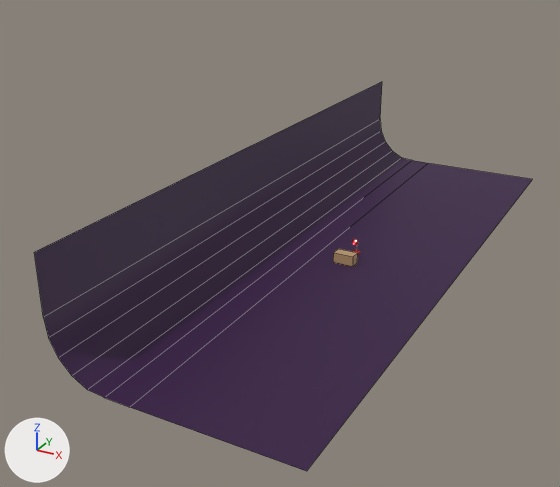
Renders of the Blender file Animated Lamp.blend from each side of a commit.
The view is the same before and after, from a 50 mm camera at (26.2, -62.6, 30.5) aimed at (-5.0, -5.9, 2.2). Lighting does not change. The marker at lower left points along +X, +Y and +Z. Mesh edges are drawn as thin lines on the coarser meshes.

Script lines for the objects in view, before the commit:
```python
me_plane = bpy.data.meshes.new('Plane')
me_plane.from_pydata(...)  # 18 vertices, 8 faces; spans x -10.0..10.0, y -30.0..30.0, z 0.0..9.7
me_plane.polygons.foreach_set('use_smooth', [True] * 8)
me_plane.materials.append(mat_backdrop)
# before: 16 (-10.0, -30.0, 9.7) at pixel (34, 252), 17 (-10.0, 30.0, 9.7) at pixel (382, 81)
ob_backdrop = bpy.data.objects.new('Backdrop', me_plane)
ob_backdrop.location = (0.0, 0.0, 0.0)
```
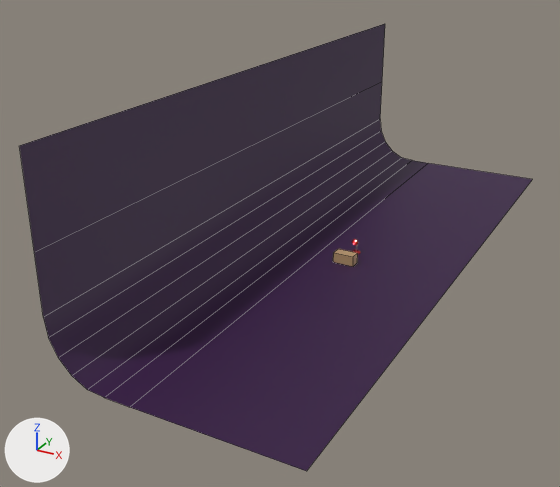
What changed in the scene script:
```text
Change me_plane:
    where me_plane.from_pydata(...)  # 18 vertices, 8 faces; spans x -10.0..10.0, y -30.0..30.0, z 0.0..9.7
    used by ob_backdrop; location = (0.0, 0.0, 0.0)
    verts and faces of me_plane; kept vertices keep their numbers, new ones are numbered from 18
    me_plane part 1
    add verts[18] = (-10.0, -30.0, 16.9)  # pixel (19, 145)
    add verts[19] = (-10.0, 30.0, 16.9)  # pixel (385, 23)
    add faces += [(16, 17, 19, 18)]
```

Location of each change, (x1, y1, x2, y2) in pixels of the pictures (560 x 487 px):
'Backdrop', reshaped (15% taller)
    before: (34, 82, 533, 471)
    after: (19, 24, 533, 471)
part 1 of me_plane, added (black)
    after: (19, 24, 385, 252)
